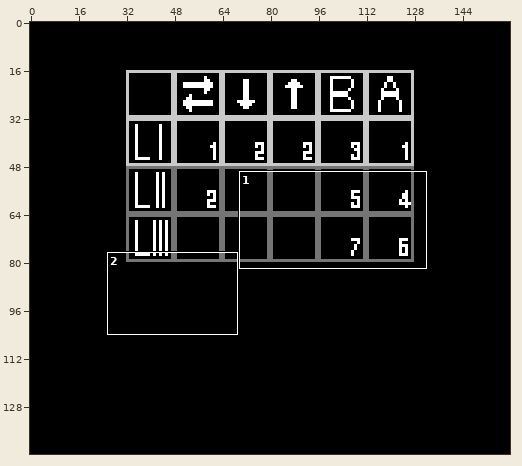
One commit to this pixel-art file: assets/backgrounds/selectionscreen.aseprite. Above: a wide view before the commit, with the close-up outlined.
Close-up. As it was:
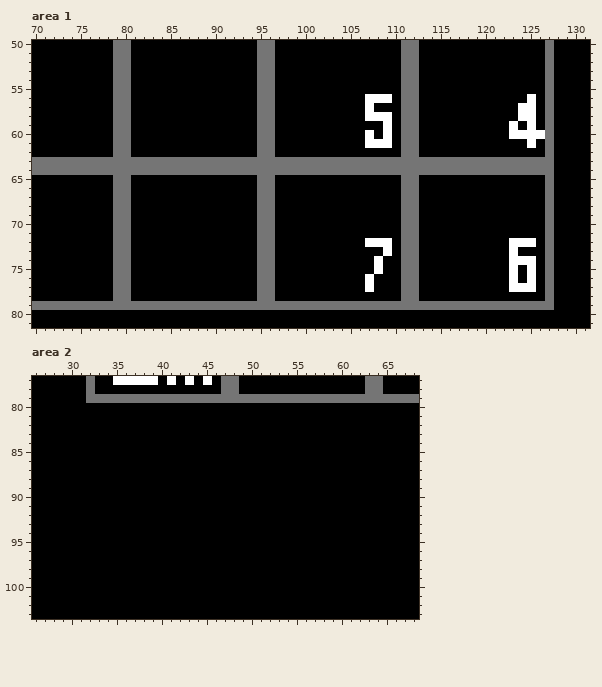
160x144 pixels, 1 frame. Shown: area 1: x 70..131, y 50..81; area 2: x 26..68, y 77..103.
And afterwards:
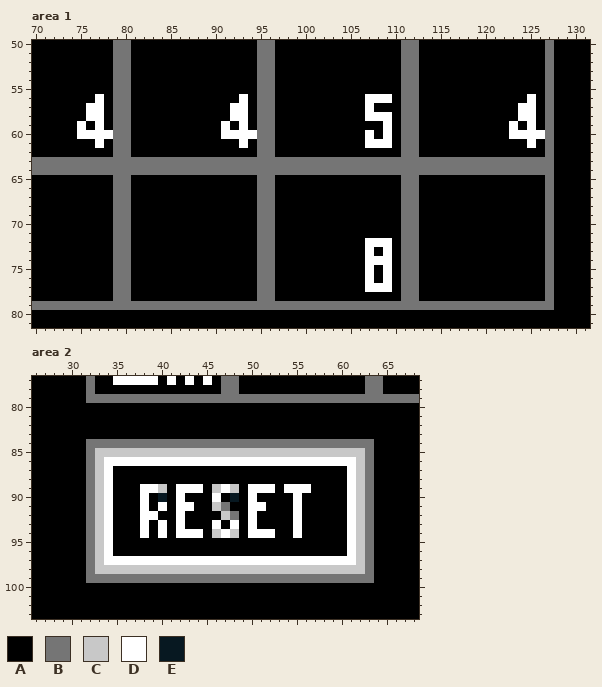
Palette (. is transparent): A #000000  B #757575  C #c8c8c8  D #ffffff  E #071821
Difference:
layer "Layer 3 #2" added
layer "Layer 3 #3" added
Area 1, layers "Layer 3 #3", "Layer 3":
y 56: x 77 A -> D; x 93 A -> D
y 57..58: x 76..77 AA -> DD; x 92..93 AA -> DD
y 59: x 75 A -> D; x 77 A -> D; x 91 A -> D; x 93 A -> D
y 60: x 75..78 AAAA -> DDDD; x 91..94 AAAA -> DDDD
y 61: x 77 A -> D; x 93 A -> D
y 72: x 123..125 DDD -> AAA
y 73: x 107 A -> D; x 123 D -> A
y 74: x 107 A -> D; x 109 A -> D; x 123..125 DDD -> AAA
y 75: x 107..109 ADA -> DAD; x 123 D -> A; x 125 D -> A
y 76: x 109 A -> D; x 123 D -> A; x 125 D -> A
y 77: x 108..109 AA -> DD; x 123..125 DDD -> AAA
Area 2, layer "Layer 3 #3":
y 84: x 32..63 AAAAAAAAAAAAAAAAAAAAAAAAAAAAAAAA -> BBBBBBBBBBBBBBBBBBBBBBBBBBBBBBBB
y 85: x 32..63 AAAAAAAAAAAAAAAAAAAAAAAAAAAAAAAA -> BCCCCCCCCCCCCCCCCCCCCCCCCCCCCCCB
y 86: x 32..63 AAAAAAAAAAAAAAAAAAAAAAAAAAAAAAAA -> BCDDDDDDDDDDDDDDDDDDDDDDDDDDDDCB
y 87..88: x 32..34 AAA -> BCD; x 61..63 AAA -> DCB
y 89: x 32..34 AAA -> BCD; x 38..40 AAA -> DDC; x 42..44 AAA -> DDD; x 46..48 AAA -> CDC; x 50..52 AAA -> DDD; x 54..56 AAA -> DDD; x 61..63 AAA -> DCB
y 90: x 32..34 AAA -> BCD; x 38 A -> D; x 40 A -> E; x 42 A -> D; x 46 A -> D; x 48 A -> E; x 50 A -> D; x 55 A -> D; x 61..63 AAA -> DCB
y 91: x 32..34 AAA -> BCD; x 38 A -> D; x 40 A -> D; x 42..43 AA -> DD; x 46..47 AA -> CB; x 50..51 AA -> DD; x 55 A -> D; x 61..63 AAA -> DCB
y 92: x 32..34 AAA -> BCD; x 38..39 AA -> DD; x 42 A -> D; x 47..48 AA -> CB; x 50 A -> D; x 55 A -> D; x 61..63 AAA -> DCB
y 93: x 32..34 AAA -> BCD; x 38 A -> D; x 40 A -> D; x 42 A -> D; x 46 A -> D; x 48 A -> D; x 50 A -> D; x 55 A -> D; x 61..63 AAA -> DCB
y 94: x 32..34 AAA -> BCD; x 38 A -> D; x 40 A -> D; x 42..44 AAA -> DDD; x 46..48 AAA -> CDC; x 50..52 AAA -> DDD; x 55 A -> D; x 61..63 AAA -> DCB
y 95..96: x 32..34 AAA -> BCD; x 61..63 AAA -> DCB
y 97: x 32..63 AAAAAAAAAAAAAAAAAAAAAAAAAAAAAAAA -> BCDDDDDDDDDDDDDDDDDDDDDDDDDDDDCB
y 98: x 32..63 AAAAAAAAAAAAAAAAAAAAAAAAAAAAAAAA -> BCCCCCCCCCCCCCCCCCCCCCCCCCCCCCCB
y 99: x 32..63 AAAAAAAAAAAAAAAAAAAAAAAAAAAAAAAA -> BBBBBBBBBBBBBBBBBBBBBBBBBBBBBBBB
Changed places in both close-ups, as pixel boxes (x1, y1, x2, y2):
changed: (77, 94, 113, 148)
changed: (221, 94, 257, 148)
changed: (509, 238, 536, 292)
changed: (365, 247, 392, 292)
changed: (86, 439, 374, 583)
